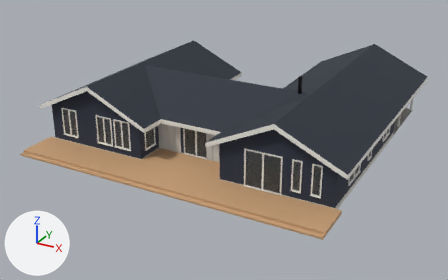
The glTF model i0k9g95har/teder224_c1_p1_m0.glb as it was, and as the next commit left it.
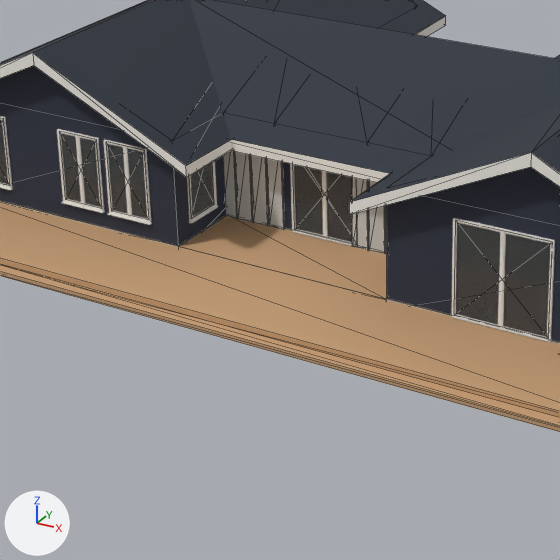
There are two pictures of each version: one whole from a 50 mm camera at (19.4, -25.5, 17.6) aimed at (-0.2, 10.2, -0.2), one close up on the part from 17% to 64% of the width and 24% to 99% of the height. The lights are fixed; the arrows at lower left show +X, +Y and +Z. The first two pictures are the older version. The close-ups show mesh edges as thin lines. Vertices at exactly the same position are counted once.

The first close-up shows 'deck', 'fascia', 'frame', 'glass', 'panel', 'roof', 'wall' and 1 more.
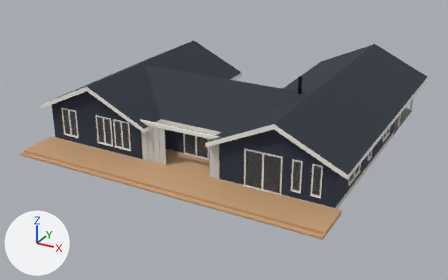
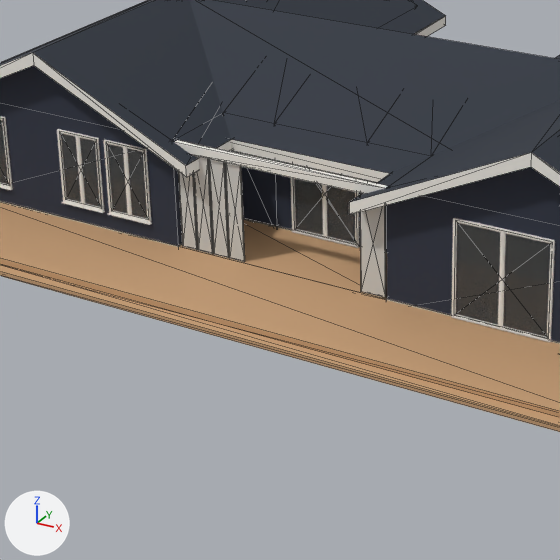
Edits to the bpy script that builds the scene:
```text
Change me_fascia:
    used by ob_fascia; location = (0.0, 0.0, 0.0)
    remove me_fascia.from_pydata(...)  # 88 vertices, 120 faces; spans x -11.0..11.0, y 3.5..22.7, z 0.0..4.8
    add me_fascia.from_pydata(...)  # 96 vertices, 132 faces; spans x -11.0..11.0, y 3.5..22.7, z 0.0..4.8
    me_fascia part 1: a new loose piece, a box spanning x -2.9..2.92, y 3.92..4.08, z 2.79..3.03, in mat_fascia (white #f2f0ea)
Change me_panel:
    used by ob_panel; location = (0.0, 0.0, 0.0)
    remove me_panel.from_pydata(...)  # 64 vertices, 96 faces; spans x -3.03..2.64, y 5.99..6.05, z 0.27..2.7
    add me_panel.from_pydata(...)  # 40 vertices, 60 faces; spans x -2.83..2.85, y 3.98..4.02, z 0.27..2.79
    me_panel part 2: a new loose piece, a box spanning x -1.445..-1.025, y 3.98..4.02, z 0.27..2.79, in mat_panel (light grey #cfcfcb)
    me_panel part 3: a new loose piece, a box spanning x -1.905..-1.485, y 3.98..4.02, z 0.27..2.79, in mat_panel (light grey #cfcfcb)
    me_panel part 4: a new loose piece, a box spanning x -2.365..-1.945, y 3.98..4.02, z 0.27..2.79, in mat_panel (light grey #cfcfcb)
    me_panel part 5: a new loose piece, a box spanning x -2.825..-2.405, y 3.98..4.02, z 0.27..2.79, in mat_panel (light grey #cfcfcb)
    me_panel part 6: a new loose piece, a box spanning x 2.205..2.845, y 3.98..4.02, z 0.27..2.79, in mat_panel (light grey #cfcfcb)
    me_panel part 7: the loose piece of 8 vertices spanning x -1.62..-1.18, y 5.99..6.05, z 0.27..2.7 is deleted
    me_panel part 8: the loose piece of 8 vertices spanning x 1.75..2.17, y 5.99..6.05, z 0.27..2.7 is deleted
    me_panel part 9: the loose piece of 8 vertices spanning x -2.09..-1.65, y 5.99..6.05, z 0.27..2.7 is deleted
    me_panel part 10: the loose piece of 8 vertices spanning x 1.27..1.71, y 5.99..6.05, z 0.27..2.7 is deleted
    me_panel part 11: the loose piece of 8 vertices spanning x -2.56..-2.12, y 5.99..6.05, z 0.27..2.7 is deleted
    me_panel part 12: the loose piece of 8 vertices spanning x 0.81..1.24, y 5.99..6.05, z 0.27..2.7 is deleted
    me_panel part 13: the loose piece of 8 vertices spanning x -3.03..-2.6, y 5.99..6.05, z 0.27..2.7 is deleted
    other edits to the shape of me_panel do not show in these pictures
```

Location of each change, (x1, y1, x2, y2) in pixels of the close-ups (560 x 560 px):
'panel', reshaped
    before: (224, 151, 387, 254)
    after: (178, 156, 386, 298)
part 1 of me_fascia, added
    after: (174, 140, 387, 194)
part 2 of me_panel, added
    after: (225, 163, 245, 262)
part 3 of me_panel, added
    after: (209, 159, 229, 258)
part 4 of me_panel, added
    after: (194, 156, 213, 254)
part 5 of me_panel, added
    after: (178, 171, 198, 250)
part 6 of me_panel, added
    after: (360, 193, 386, 298)
part 7 of me_panel, deleted
    before: (267, 159, 285, 230)
part 8 of me_panel, deleted (mostly hidden)
    before: (386, 205, 387, 254)
part 9 of me_panel, deleted
    before: (251, 155, 269, 226)
part 10 of me_panel, deleted
    before: (369, 181, 386, 254)
part 11 of me_panel, deleted
    before: (235, 152, 253, 222)
part 12 of me_panel, deleted
    before: (352, 177, 369, 250)
part 13 of me_panel, deleted
    before: (224, 151, 238, 218)
